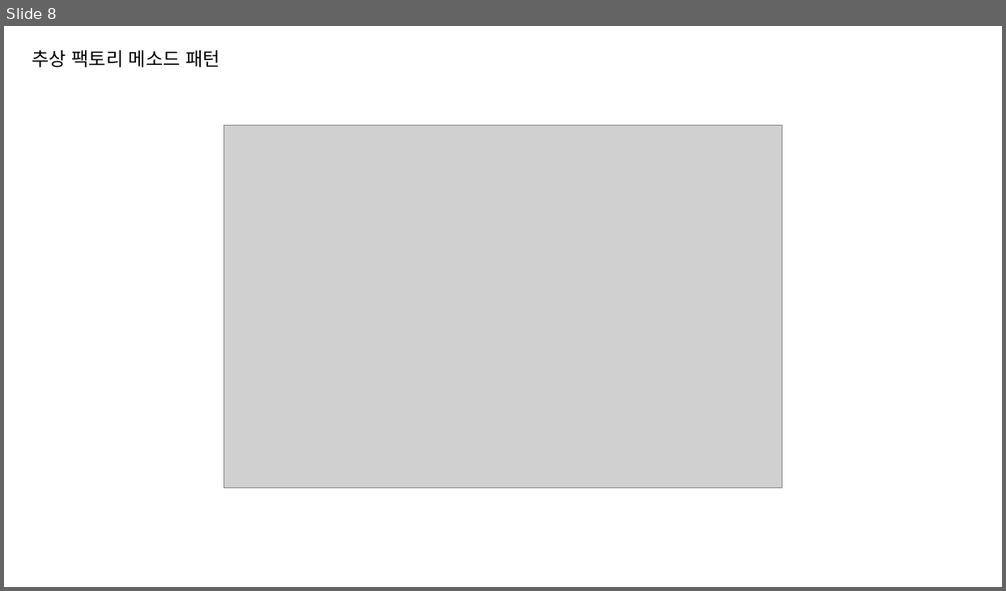
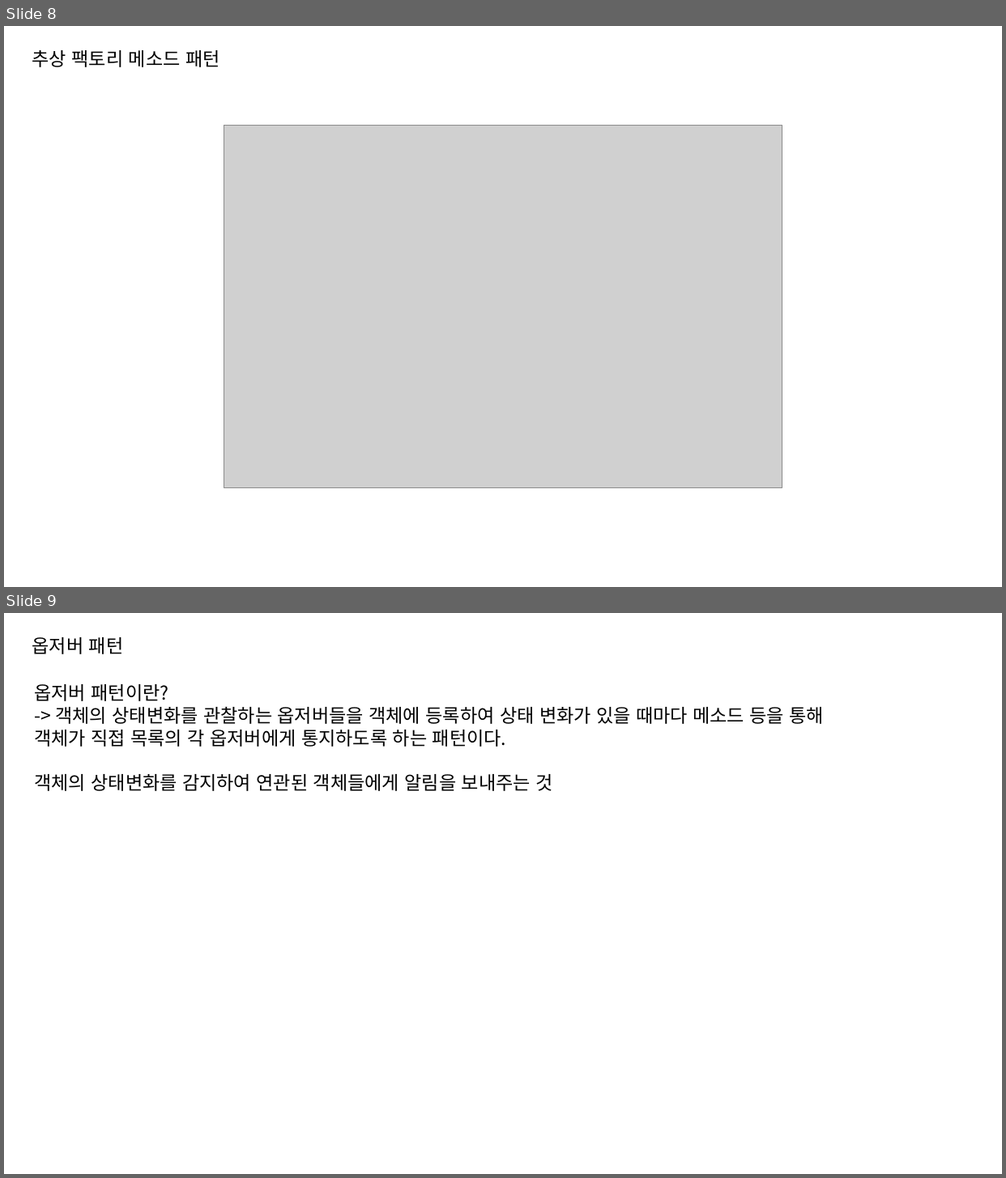
Before and after one commit to OneLine-IF/Class, a slide deck: 디자인 패턴/디자인 패턴.pptx. Shown one above the other, each under a label of ours: slide 8 before the commit, slides 8 and 9 after it. The pictures are 1006x591 and 1006x1178 pixels, drawn with LibreOffice and Linux fonts; fonts in the diff are those of the drawing; grey boxes stand for pictures. Boxes give left, top, right and bottom in pixels: in the first picture for what was removed or moved away, otherwise in the second. Text is boxed around its words. In the diff, an @@ line names an element or a change of style, - is before the commit and + after.

Commit message:
디자인 패턴 옵저버까지 완료

```diff
--- a/디자인 패턴/디자인 패턴.pptx
+++ b/디자인 패턴/디자인 패턴.pptx
@@ slide 9 added at (4,613,1002,1174), background #FFFFFF @@
@@ text added at (32,637,124,654), 18 pt, text #000000 @@
+옵저버 패턴
@@ text added at (34,684,825,791), 18 pt, text #000000 @@
+옵저버 패턴이란?
+-> 객체의 상태변화를 관찰하는 옵저버들을 객체에 등록하여 상태 변화가 있을 때마다 메소드 등을 통해 객체가 직접 목록의 각 옵저버에게 통지하도록 하는 패턴이다.
+객체의 상태변화를 감지하여 연관된 객체들에게 알림을 보내주는 것
```
Also in this commit, not shown: 1 slide changed, 1 other slide added, 1 other file.
